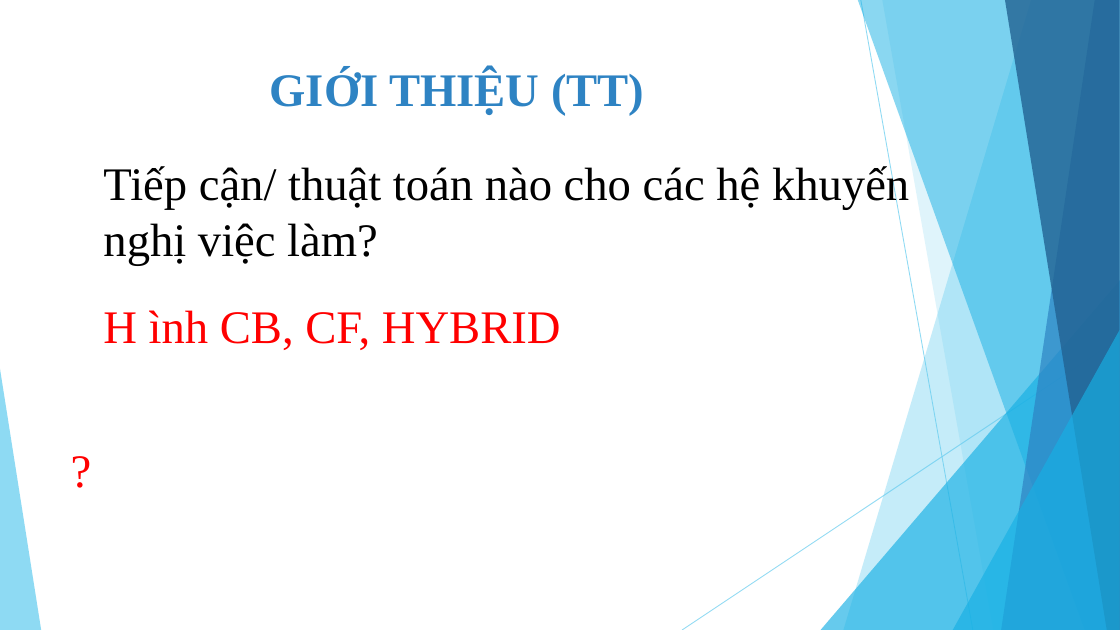
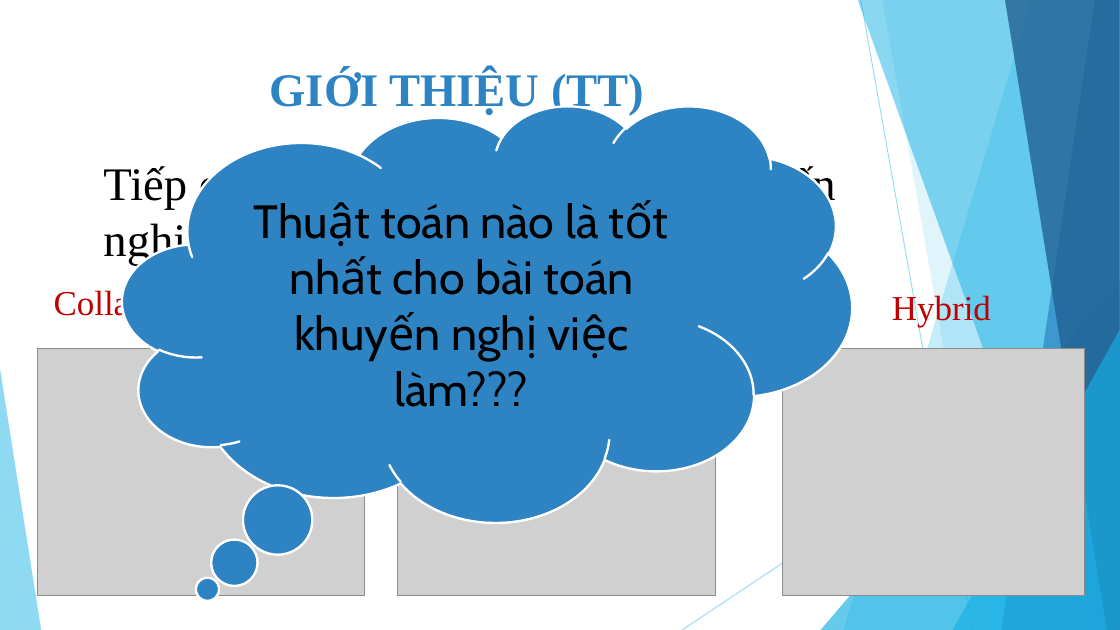
Before and after one commit to tuyennta/JobRecSys, a slide deck: slide 4 of Documents/Báo cáo/Bao cao KLTN_2.pptx. Drawn at 1120x630 pixels with LibreOffice and Linux fonts; fonts in the diff are those of the drawing; grey boxes stand for pictures. Boxes give left, top, right and bottom in pixels: in the first picture for what was removed or moved away, otherwise in the second. Text is boxed around its words. In the diff, an @@ line names an element or a change of style, - is before the commit and + after.

```diff
--- a/Documents/Báo cáo/Bao cao KLTN_2.pptx
+++ b/Documents/Báo cáo/Bao cao KLTN_2.pptx
@@ thought cloud added at (123,105,852,522), fill #2E83C3, outline #FFFFFF 2 pt, 40 pt, text #000000 @@
+Thuật toán nào là tốt nhất cho bài toán khuyến nghị việc làm???
@@ text at (103,164,835,266): text changed @@
-Tiếp cận/ thuật toán nào cho các hệ khuyến nghị việc làm?
+Tiếp cận/ thuật toán nào cho hệ khuyến nghị việc làm
@@ text added at (54,287,372,322), 30 pt, text #C00000 @@
+Collaborative Filtering
@@ text added at (457,290,657,325), 30 pt, text #C00000 @@
+Content based
@@ text added at (892,292,991,327), 30 pt, text #C00000 @@
+Hybrid
@@ text removed at (103,310,561,350) @@
-H ình CB, CF, HYBRID
@@ picture added at (38,349,365,596) @@
@@ picture added at (398,349,717,596) @@
@@ picture added at (782,349,1085,596) @@
@@ text removed at (62,437,1012,528) @@
-?
```
Also in this commit, not shown: 6 other slides changed.
